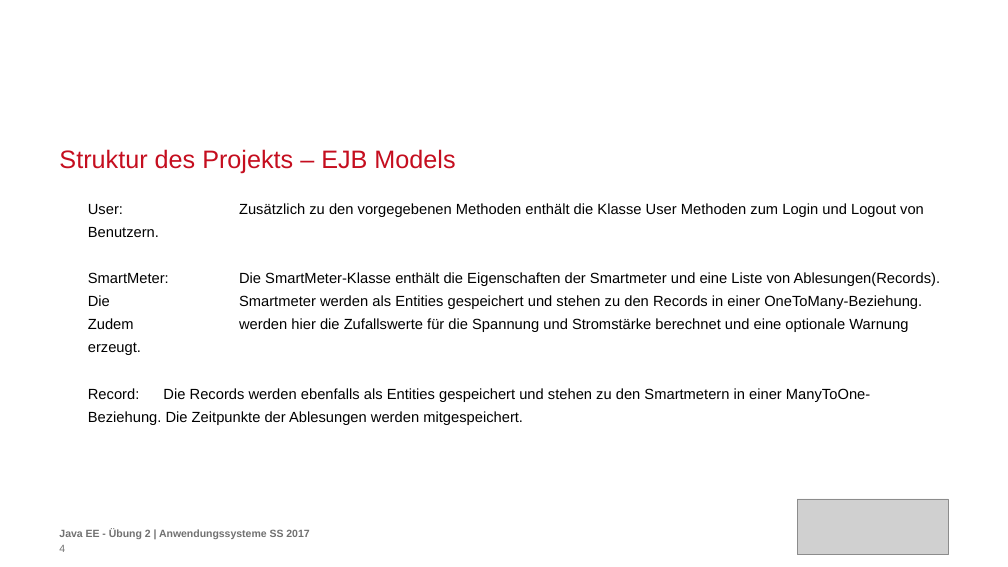
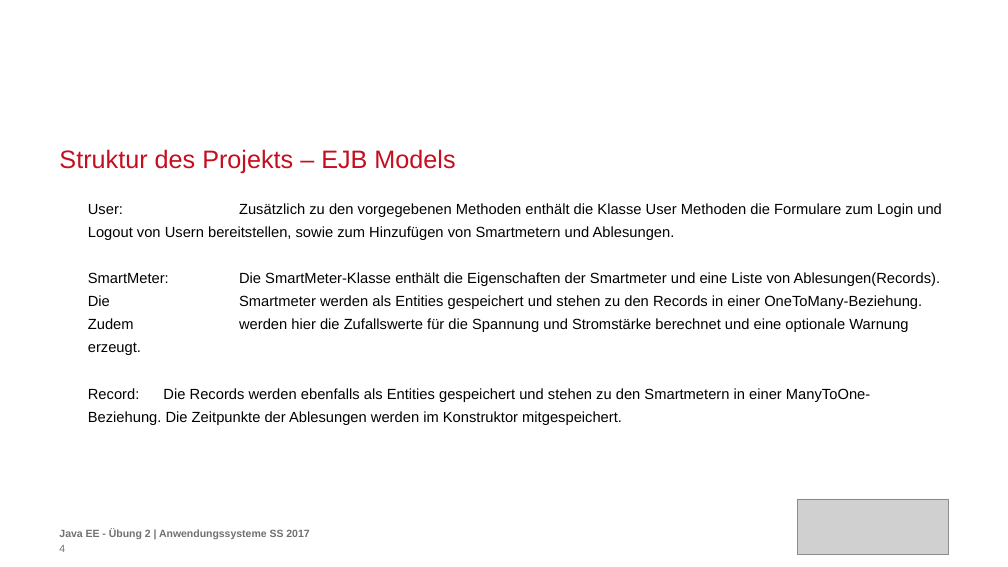
Before and after one commit to carolin262/anwendungssysA2, a slide deck: slide 4 of PräsentationJavaEE.pptx. Drawn at 1008x567 pixels with LibreOffice and Linux fonts; fonts in the diff are those of the drawing; grey boxes stand for pictures; background and template pictures are left out. Boxes give left, top, right and bottom in pixels: in the first picture for what was removed or moved away, otherwise in the second. Text is boxed around its words. In the diff, an @@ line names an element or a change of style, - is before the commit and + after.

```diff
--- a/PräsentationJavaEE.pptx
+++ b/PräsentationJavaEE.pptx
@@ text at box(88, 203, 942, 240): text changed @@
-User: Zusätzlich zu den vorgegebenen Methoden enthält die Klasse User Methoden zum Login und Logout von Benutzern.
+User: Zusätzlich zu den vorgegebenen Methoden enthält die Klasse User Methoden die Formulare zum Login und Logout von Usern bereitstellen, sowie zum Hinzufügen von Smartmetern und Ablesungen.
@@ text at box(88, 388, 870, 425): text changed @@
-Record: Die Records werden ebenfalls als Entities gespeichert und stehen zu den Smartmetern in einer ManyToOne- Beziehung. Die Zeitpunkte der Ablesungen werden mitgespeichert.
+Record: Die Records werden ebenfalls als Entities gespeichert und stehen zu den Smartmetern in einer ManyToOne- Beziehung. Die Zeitpunkte der Ablesungen werden im Konstruktor mitgespeichert.
```
Also in this commit, not shown: 10 other slides changed, 5 slides added.
